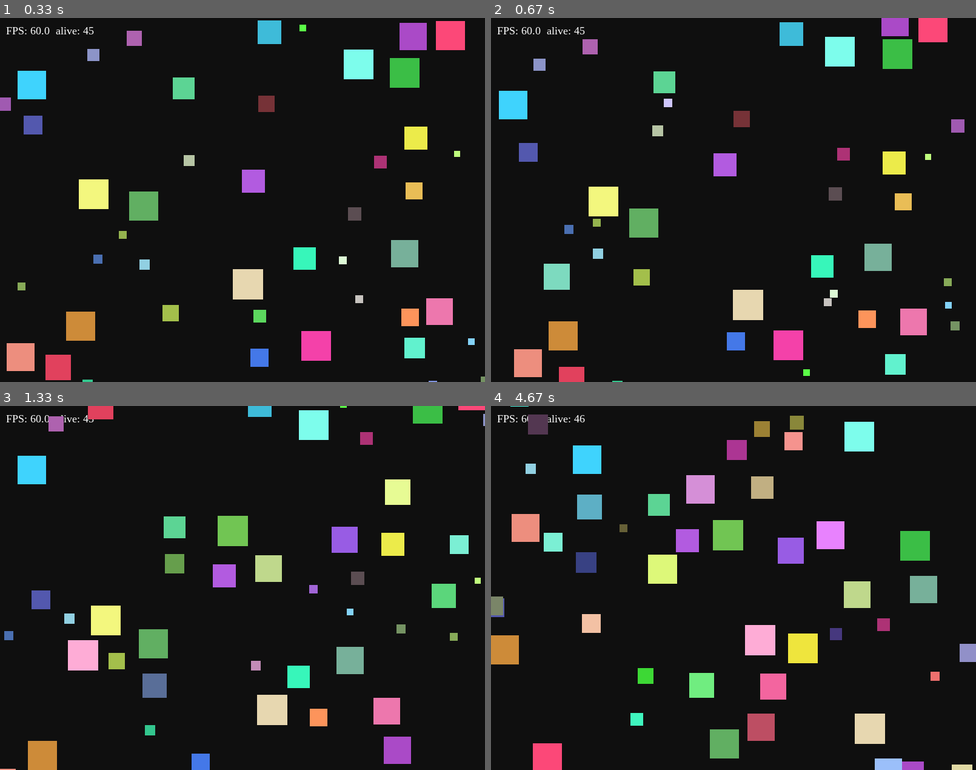
Above: before the commit, frames 1-4 (two rows, left to right).
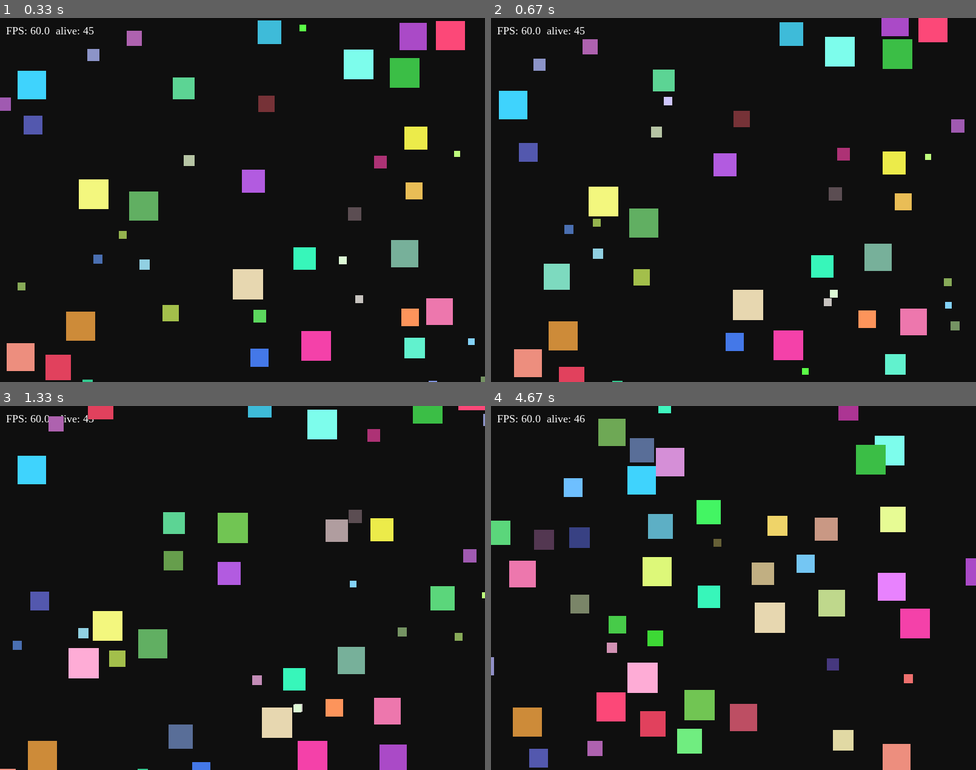
Above: after the commit, the same moments.

Repository: afinakholidi67/lab8-pygame
Game: pygame game, started from main.py
Same seed, same stepped clock (60 frames per second), same inputs: the game is played once before the commit and once after it.
Inputs:
- Up to frame 1 (0.33 s): no input
- Up to frame 2 (0.67 s): no input
- Up to frame 3 (1.33 s): no input
- Up to frame 4 (4.67 s): no input

Frame 1 is identical in both runs. In frame 2, 0.2% of the frame differs, in the area x 33-66%, y 14-99%; in frame 3, 7.2%; in frame 4, 25%, in the area x 0-100%, y 0-100%.

Commit message:
exam: q4 - collision detection

Diff:
--- a/main.py
+++ b/main.py
@@ -75,6 +75,11 @@
 
 def rects_overlap(ax: float, ay: float, as_: float, bx: float, by: float, bs: float) -> bool:
     return ax < bx + bs and ax + as_ > bx and ay < by + bs and ay + as_ > by
+def check_collision(a: Square, b: Square) -> bool:
+    rect_a = pygame.Rect(a["x"], a["y"], a["size"], a["size"])
+    rect_b = pygame.Rect(b["x"], b["y"], b["size"], b["size"])
+
+    return rect_a.colliderect(rect_b)
 
 
 def update_square(square: Square, all_squares: list[Square], dt_seconds: float) -> None:
@@ -152,7 +157,7 @@
             b_size = float(b["size"])
             if a_size == b_size:
                 continue
-            if rects_overlap(float(a["x"]), float(a["y"]), a_size, float(b["x"]), float(b["y"]), b_size):
+            if check_collision(a, b):
                 if a_size > b_size:
                     killed.add(j)
                 else:
